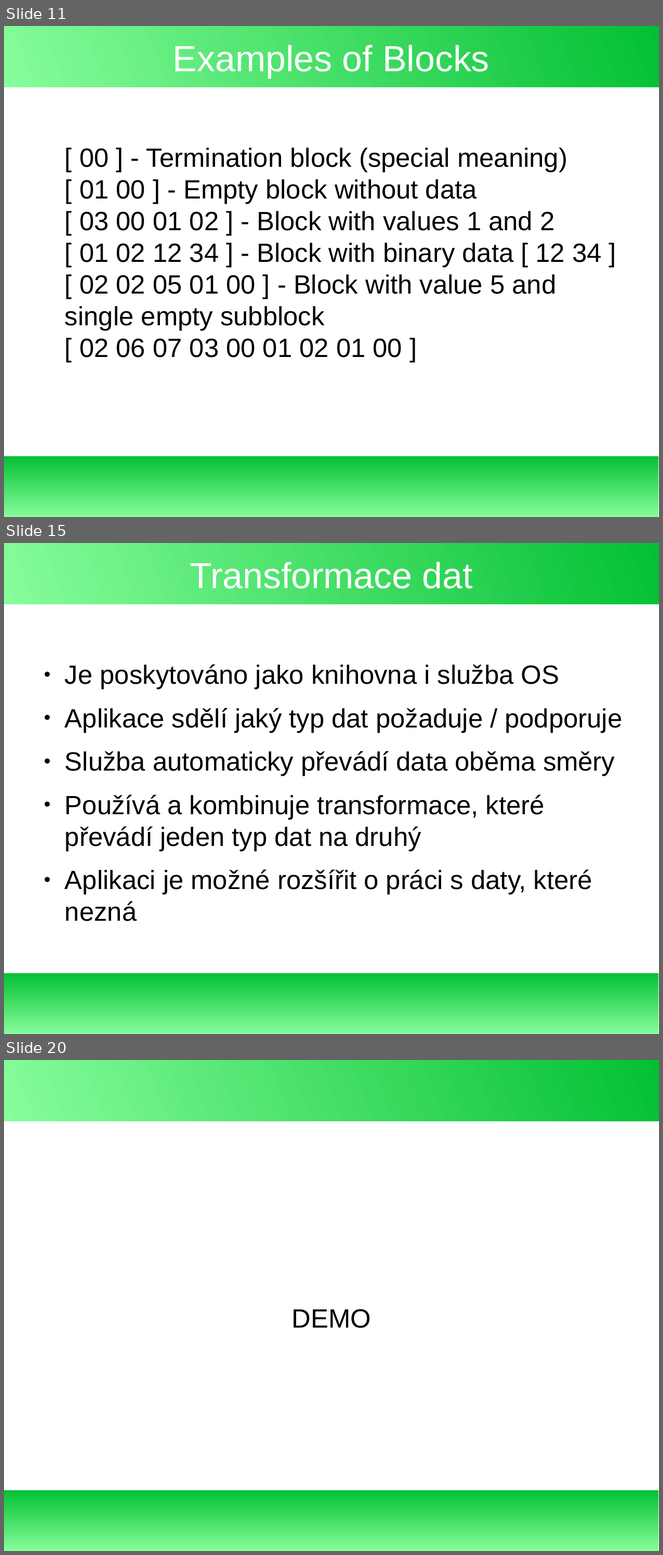
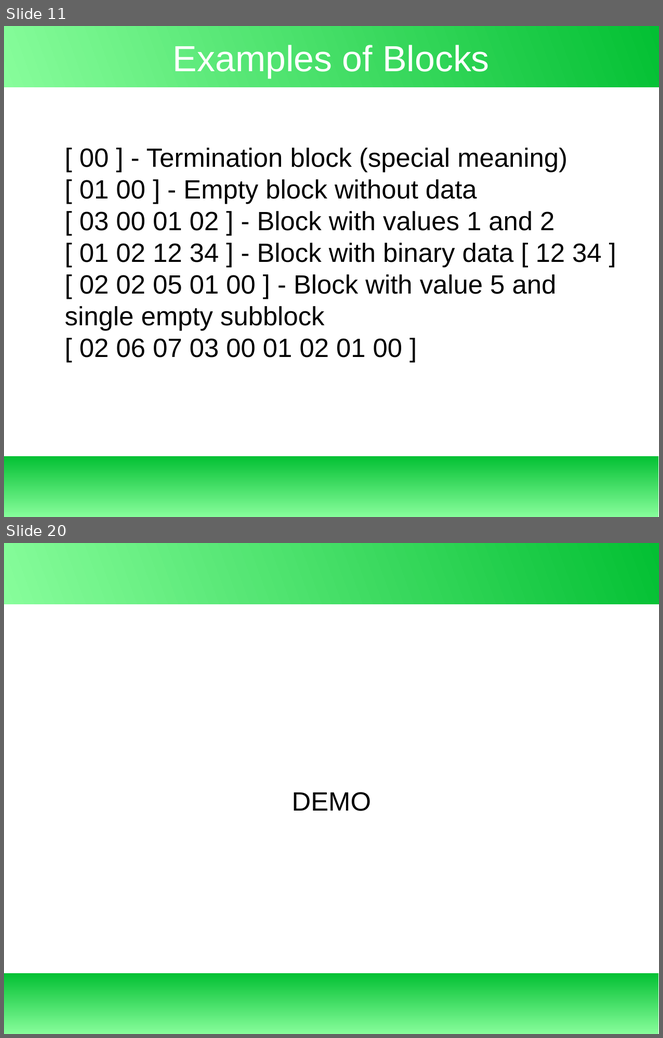
Before and after one commit to exbin/xbup-doc, a slide deck: presentation/binary_concept.odp. Shown one above the other, each under a label of ours: slides 11, 15 and 20 before the commit, slides 11 and 20 after it; the slides between them are not shown. The pictures are 663x1555 and 663x1038 pixels, drawn with LibreOffice and Linux fonts; fonts in the diff are those of the drawing. Boxes give left, top, right and bottom in pixels: in the first picture for what was removed or moved away, otherwise in the second. Text is boxed around its words. In the diff, an @@ line names an element or a change of style, - is before the commit and + after.

```diff
--- a/presentation/binary_concept.odp
+++ b/presentation/binary_concept.odp
@@ slide 15 removed at (4, 543, 659, 1034), background #FFFFFF; not listed: 2 template elements that a slide beside it also shows @@
@@ title removed at (190, 562, 473, 589) @@
-Transformace dat
@@ text removed at (65, 664, 622, 922) @@
-● Je poskytováno jako knihovna i služba OS
-● Aplikace sdělí jaký typ dat požaduje / podporuje
-● Služba automaticky převádí data oběma směry
-● Používá a kombinuje transformace, které převádí jeden typ dat na druhý
-● Aplikaci je možné rozšířit o práci s daty, které nezná
```
Also in this commit, not shown: 4 slides changed, 5 slides added, 4 other slides removed.
